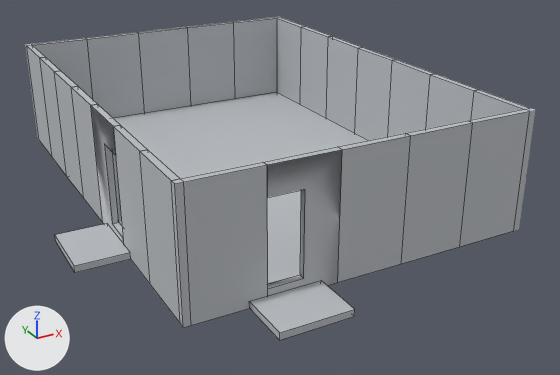
The FBX model Assets/Environment/walls-resize.fbx as it was, and as the next commit left it.
Rendered twice from a 50 mm lens placed at (-5.52, -14.47, 10.11), pointed at (5.05, 4.75, 0.51). The lights are fixed; the arrows at lower left show +X, +Y and +Z. Mesh edges are drawn as thin lines on the coarser meshes. Where no turn or scale is listed for an object, it has been applied to the vertices.

The first picture shows 'Wall_4m.001', 'Wall_4m.003', 'Wall_4m.006', 'Wall_4m.007', 'Wall_4m.010', 'Wall_4m.015', 'Wall_4m.016', 'Wall_4m.018', 'Wall_4m.019', 'Wall_4m.022', 'Wall_4m.023', 'Wall_4m.028', 'Wall_4m.029', 'Wall_4m.030'.
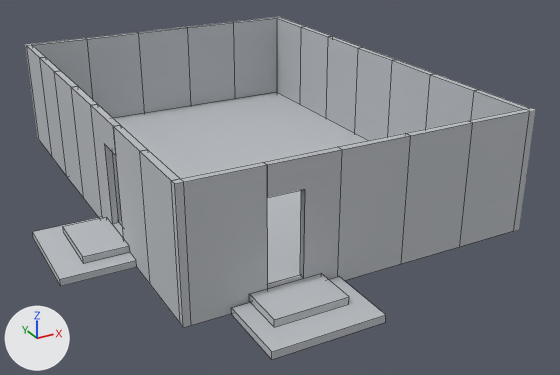
Commit message: fixed door areas again

Changed parts and their boxes [x1, y1, x2, y2] in the pictures (560 x 375 px):
'Wall_4m.029', moved, rescaled (46% wider, 40% taller): before [249, 281, 355, 340]; after [231, 277, 386, 360]
'Wall_4m.007', moved, rescaled (36% wider, 40% taller): before [55, 224, 131, 273]; after [33, 217, 137, 286]
'Wall_4m.032', added: after [249, 274, 349, 327]
'Wall_4m.031', added: after [63, 217, 130, 263]
part 1 of me_wall_4m_030, recoloured: [91, 105, 116, 126] in both
part 2 of me_wall_4m_028, recoloured: [265, 148, 342, 165] in both

The change, as a diff of the scene's bpy script:
```diff
--- a/Assets/Environment/walls-resize.fbx.py
+++ b/Assets/Environment/walls-resize.fbx.py
@@ me_wall_4m_028 @@
 me_wall_4m_028.from_pydata(...)  # 16 vertices, 10 faces; spans x -1.0..1.0, y -0.1..0.1, z -1.8..1.8
 # used by ob_wall_4m_028; location = (3.0, -0.1, 1.8)
+# me_wall_4m_028 part 2: 4 faces spanning x -1.0..1.0, y -0.1..0.1, z -1.8..1.8 switch from mat_wall_grey_005 (light grey #bdc1c5) to mat_wall_darkgrey_005 (light grey #babdc2)
@@ me_wall_4m_030 @@
 me_wall_4m_030.from_pydata(...)  # 16 vertices, 10 faces; spans x -0.1..0.1, y -1.0..1.0, z -1.8..1.8
 # used by ob_wall_4m_030; location = (-0.1, 5.0, 1.8)
+# me_wall_4m_030 part 1: 4 faces spanning x -0.1..0.1, y -1.0..1.0, z -1.8..1.8 switch from mat_wall_grey_013 (light grey #bdc1c5) to mat_wall_darkgrey_013 (light grey #babdc2)
@@ me_wall_4m_032 @@
+me_wall_4m_032.from_pydata(...)  # a box spanning x -0.62..0.62, y -1.0..1.0, z -0.1..0.1
+me_wall_4m_032.materials.append(mat_wall_grey_013)  # light grey #bdc1c5
@@ me_wall_4m_033 @@
+me_wall_4m_033.from_pydata(...)  # a box spanning x -1.0..1.0, y -0.62..0.62, z -0.1..0.1
+me_wall_4m_033.materials.append(mat_wall_grey_005)  # light grey #bdc1c5
@@ ob_wall_4m_029 @@
 ob_wall_4m_029 = bpy.data.objects.new('Wall_4m.029', me_wall_4m_029)
-ob_wall_4m_029.location = (2.5, -0.95, 0.1)
-ob_wall_4m_029.scale = (1.0, 7.5, 0.0667)
+ob_wall_4m_029.location = (2.5, -1.25, 0.1)
+ob_wall_4m_029.scale = (1.5, 10.0, 0.0667)
@@ ob_wall_4m_007 @@
 ob_wall_4m_007 = bpy.data.objects.new('Wall_4m.007', me_wall_4m_031)
-ob_wall_4m_007.location = (-0.95, 4.5, 0.1)
+ob_wall_4m_007.location = (-1.2, 4.5, 0.1)
 ob_wall_4m_007.rotation_euler = (0.0, 0.0, 1.571)  # degrees (0, 0, 90)
-ob_wall_4m_007.scale = (1.0, 7.5, 0.0667)
+ob_wall_4m_007.scale = (1.5, 10.0, 0.0667)
@@ ob_wall_4m_031 @@
+ob_wall_4m_031 = bpy.data.objects.new('Wall_4m.031', me_wall_4m_032)
+ob_wall_4m_031.location = (-0.82, 4.5, 0.3)
@@ ob_wall_4m_032 @@
+ob_wall_4m_032 = bpy.data.objects.new('Wall_4m.032', me_wall_4m_033)
+ob_wall_4m_032.location = (2.5, -0.82, 0.3)
```
